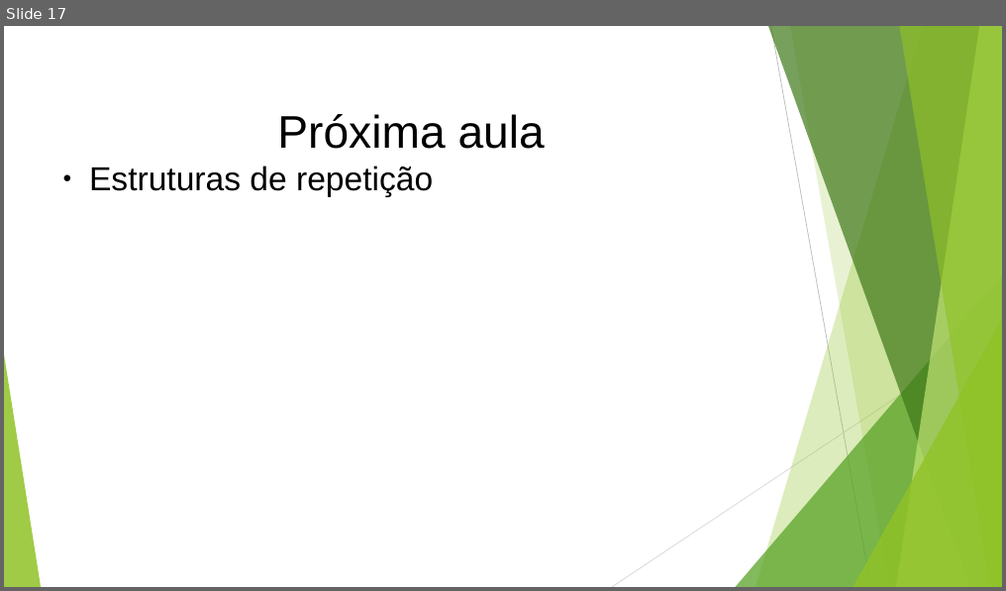
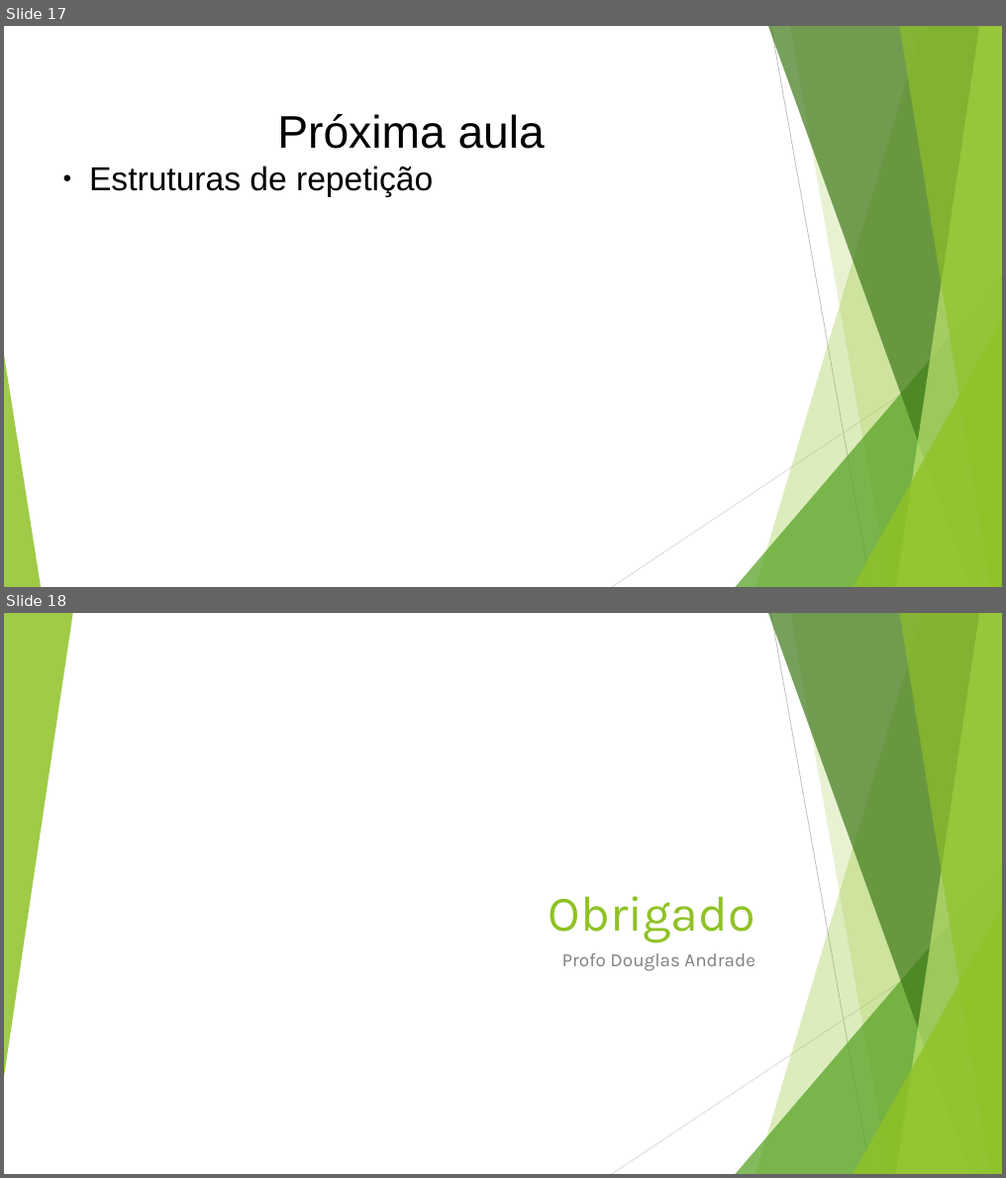
Before and after one commit to profdouglasifsp/LOG-estruturasDeDecisao, a slide deck: logicaDeProgramaçãoEstruturasDeDecisao.odp. Shown one above the other, each under a label of ours: slide 17 before the commit, slides 17 and 18 after it. The pictures are 1006x591 and 1006x1178 pixels, drawn with LibreOffice and Linux fonts; fonts in the diff are those of the drawing. Boxes give left, top, right and bottom in pixels: in the first picture for what was removed or moved away, otherwise in the second. Text is boxed around its words. In the diff, an @@ line names an element or a change of style, - is before the commit and + after.

```diff
--- a/logicaDeProgramaçãoEstruturasDeDecisao.odp
+++ b/logicaDeProgramaçãoEstruturasDeDecisao.odp
@@ slide 18 added at (x1=4, y1=613, x2=1002, y2=1174), background #FFFFFF; not listed: 9 template elements that a slide beside it also shows @@
@@ freeform shape added at (x1=4, y1=613, x2=73, y2=1077), fill #90C226 at 85% opacity @@
@@ title added at (x1=548, y1=896, x2=755, y2=943), 48 pt, text #90C226 @@
+Obrigado
@@ subtitle added at (x1=562, y1=954, x2=755, y2=971), 18 pt, text #7F7F7F @@
+Profº Douglas Andrade
```
Also in this commit, not shown: 1 slide changed.
